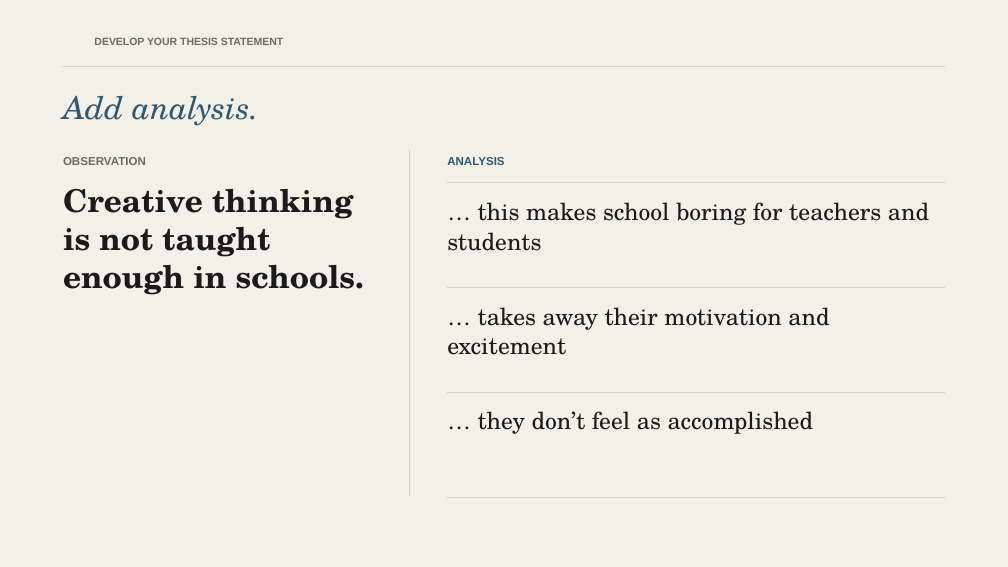
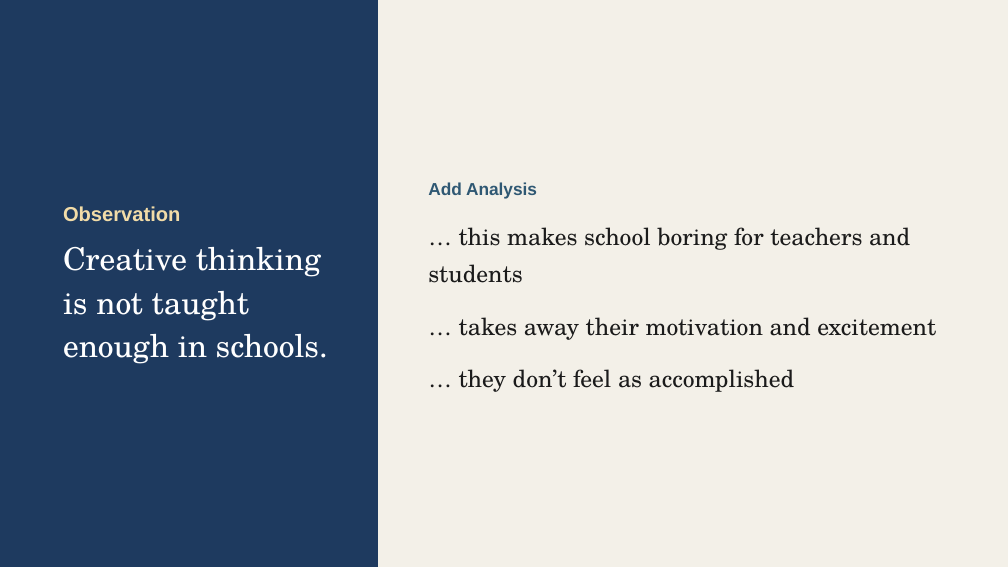
Before and after one commit to The-Connell-School/yawp, a slide deck: slide 18 of services/web-app/public/courses/thesis-driven-essay/03-develop-your-thesis-statement.pptx. Drawn at 1008x567 pixels with LibreOffice and Linux fonts; fonts in the diff are those of the drawing; background and template pictures are left out. Boxes give left, top, right and bottom in pixels: in the first picture for what was removed or moved away, otherwise in the second. Text is boxed around its words. In the diff, an @@ line names an element or a change of style, - is before the commit and + after.

```diff
--- a/services/web-app/public/courses/thesis-driven-essay/03-develop-your-thesis-statement.pptx
+++ b/services/web-app/public/courses/thesis-driven-essay/03-develop-your-thesis-statement.pptx
@@ rectangle added at (0,0,378,567), fill #1E3A5F, outline #1E3A5F 1 pt @@
@@ text removed at (94,38,283,45) @@
-DEVELOP YOUR THESIS STATEMENT
@@ text "Observation": place and size @@
-text "Observation" at (63,189,364,295)
+text "Observation" at (63,206,328,364)
@@ text "Observation" at (63,206,328,364): vertical alignment top to middle @@
@@ line removed from (63, 67) to (945, 67) @@
@@ text "Add Analysis" at (428,182,936,392): vertical alignment top to middle @@
@@ text "Add Analysis": place and size @@
-text "Add Analysis" at (447,202,929,251)
+text "Add Analysis" at (428,182,936,392)
@@ text removed at (63,96,258,126) @@
-Add analysis.
@@ text removed at (63,157,146,165) @@
-OBSERVATION
@@ line removed from (410, 150) to (410, 496) @@
@@ text removed at (447,157,504,165) @@
-ANALYSIS
@@ text at (63,206,180,221): paragraph added @@
+Observation
@@ text at (428,182,537,199): paragraph added @@
+Add Analysis
@@ line removed from (448, 183) to (945, 183) @@
@@ text at (428,227,910,283): line spacing 1.05 to 1.3; more space between paragraphs @@
@@ text at (63,247,328,364): text colour #1B1B1B to #FFFFFF, bold off in "Creative thinking is not taught enough in ..."; line spacing 1 to 1.15; more space between paragraphs @@
@@ line removed from (448, 287) to (945, 287) @@
@@ text removed at (447,307,829,355) @@
-… takes away their motivation and excitement
@@ text at (459,317,936,392): paragraphs added @@
+… takes away their motivation and excitement
+… they don’t feel as accomplished
@@ line removed from (448, 392) to (945, 392) @@
@@ text removed at (478,411,814,434) @@
-… they don’t feel as accomplished
@@ line removed from (448, 497) to (945, 497) @@
```
Also in this commit, not shown: 33 other slides changed, 10 other files.
